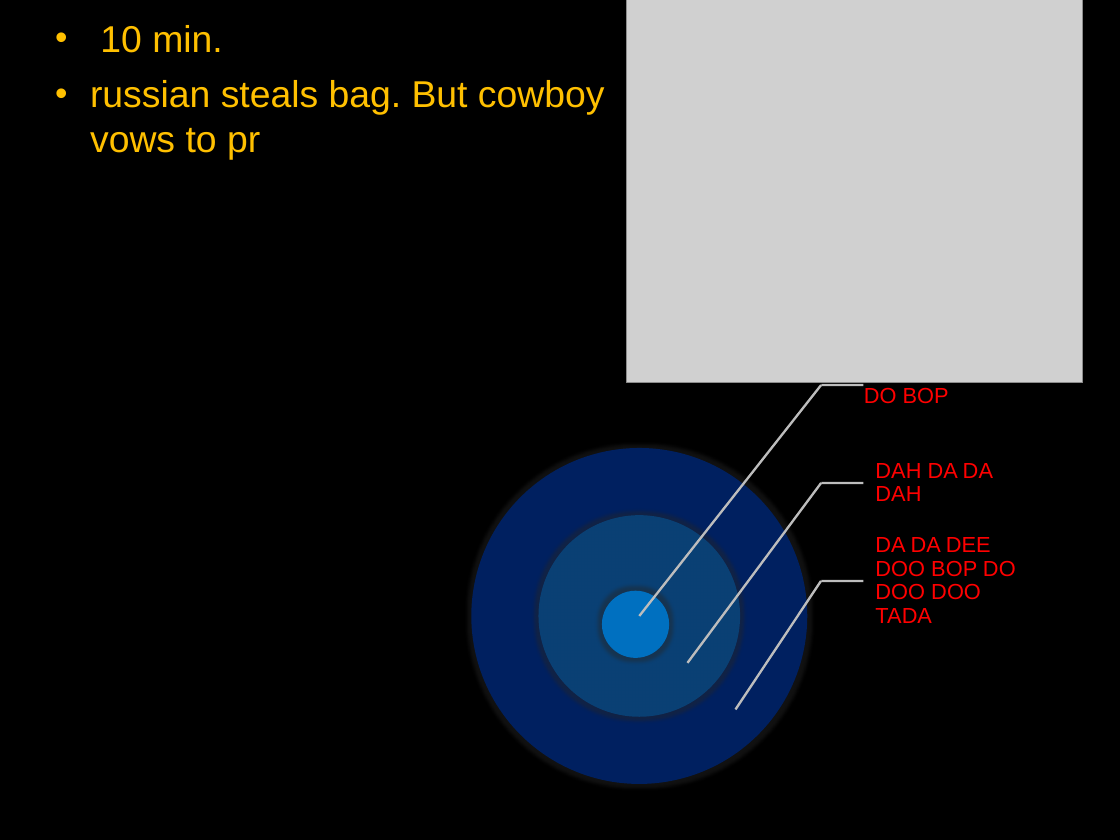
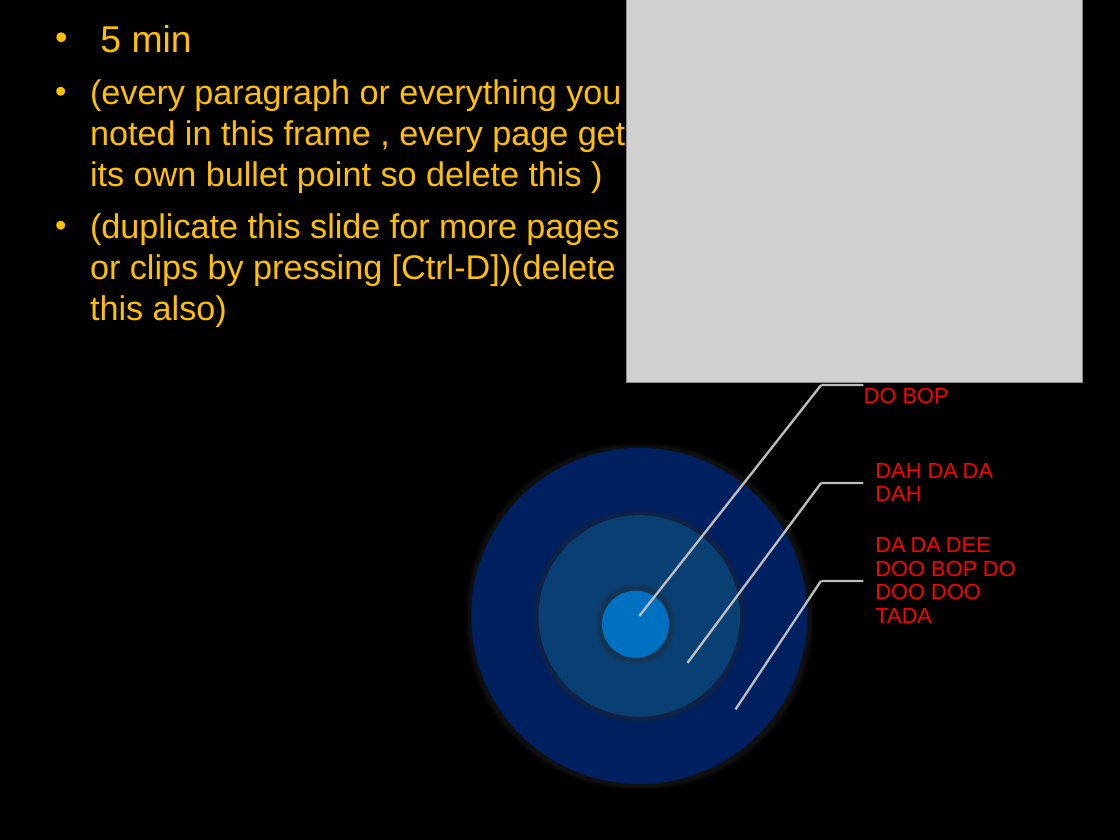
Before and after one commit to MichaelOdumosu57/Spring_2017, a slide deck: slide 22 of Spring 2017 Semester/Music or Arts/ARUS HW/7 ARUS HW/ARUS HW#7 notes.pptx (slide 21 before the commit). Drawn at 1120x840 pixels with LibreOffice and Linux fonts; fonts in the diff are those of the drawing; grey boxes stand for pictures; background and template pictures are left out. Boxes give left, top, right and bottom in pixels: in the first picture for what was removed or moved away, otherwise in the second. Text is boxed around its words. In the diff, an @@ line names an element or a change of style, - is before the commit and + after.

```diff
--- a/Spring 2017 Semester/Music or Arts/ARUS HW/7 ARUS HW/ARUS HW#7 notes.pptx
+++ b/Spring 2017 Semester/Music or Arts/ARUS HW/7 ARUS HW/ARUS HW#7 notes.pptx
@@ text at bbox=[90, 25, 643, 327]: text changed; size 24 to 22 pt @@
-• 10 min.
-• russian steals bag. But cowboy vows to pr
+• 5 min
+• (every paragraph or everything you noted in this frame , every page gets its own bullet point so delete this )
+• (duplicate this slide for more pages or clips by pressing [Ctrl-D])(delete this also)
```
Also in this commit, not shown: 2 other slides changed, 1 slide added, 14 other files.
